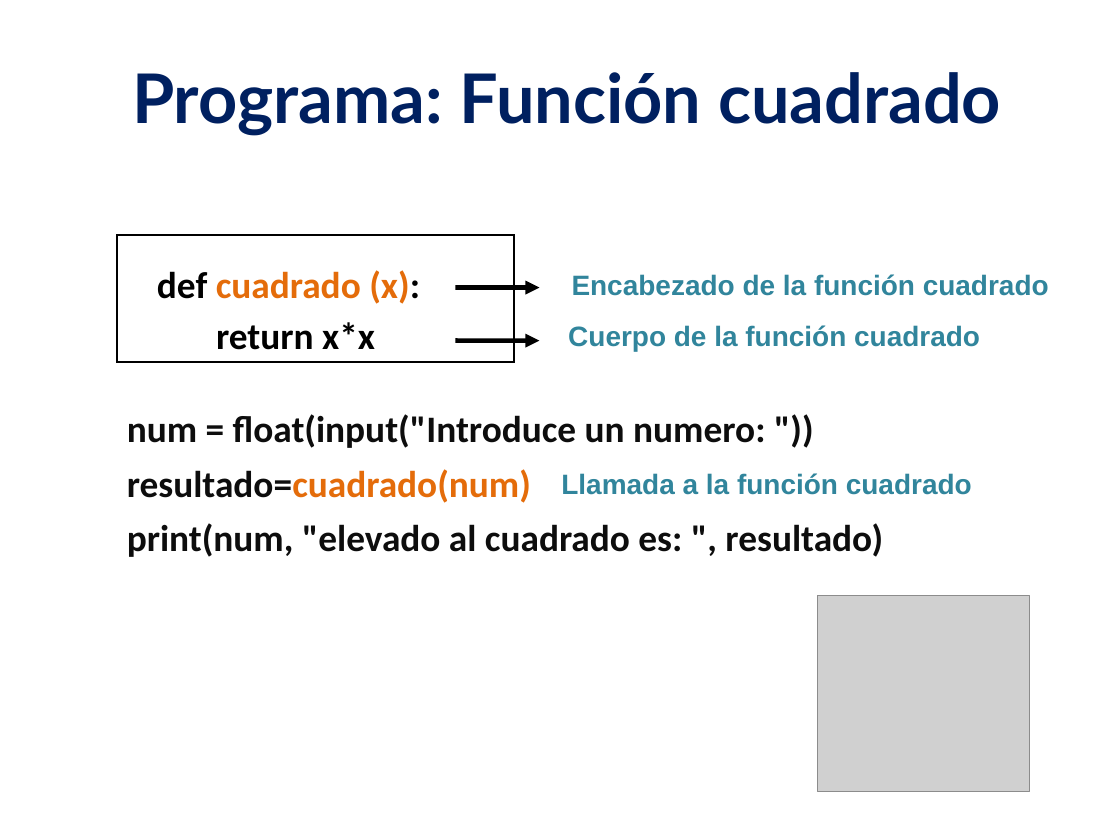
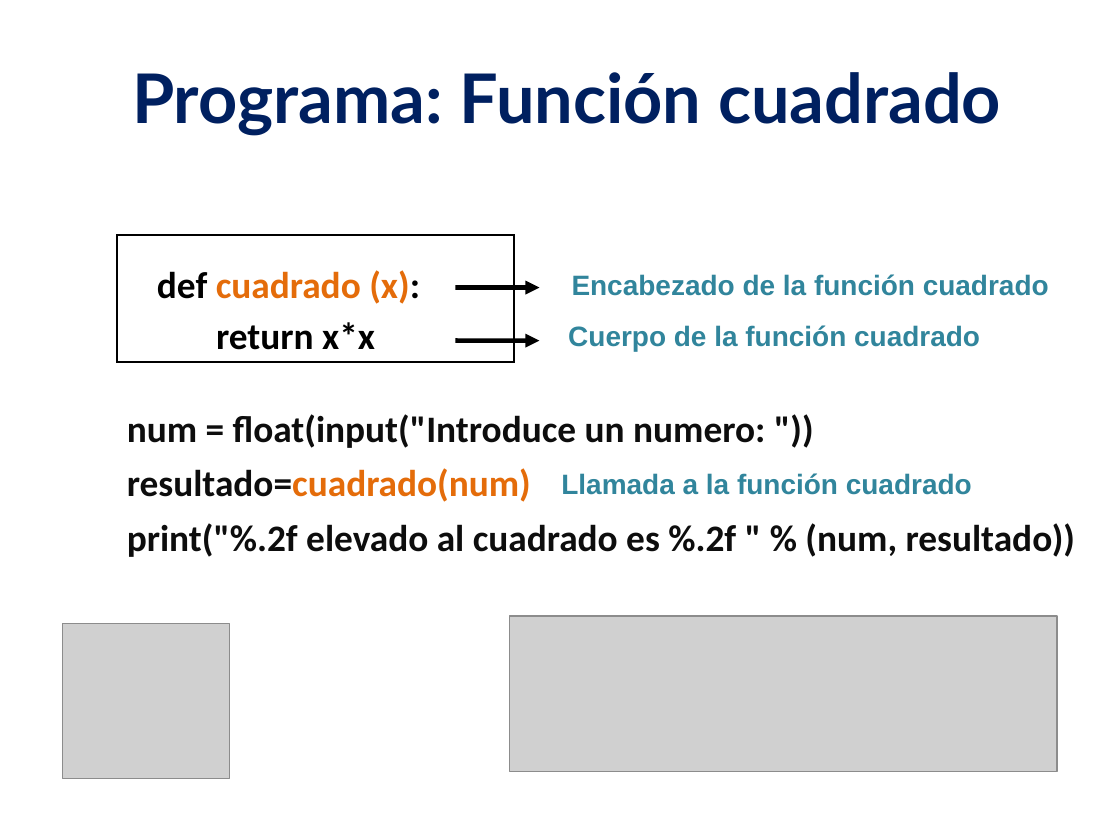
Before and after one commit to lizetheP/PensamientoC, a slide deck: slide 17 of CalendarioAgo20L/presentaciones/6_Funciones.pptx. Drawn at 1120x840 pixels with LibreOffice and Linux fonts; fonts in the diff are those of the drawing; grey boxes stand for pictures. Boxes give left, top, right and bottom in pixels: in the first picture for what was removed or moved away, otherwise in the second. Text is boxed around its words. In the diff, an @@ line names an element or a change of style, - is before the commit and + after.

```diff
--- a/CalendarioAgo20L/presentaciones/6_Funciones.pptx
+++ b/CalendarioAgo20L/presentaciones/6_Funciones.pptx
@@ text at bbox=[127, 523, 1075, 557]: text changed @@
-print(num, "elevado al cuadrado es: ", resultado)
+print("%.2f elevado al cuadrado es %.2f " % (num, resultado))
@@ picture: place and size @@
-picture at bbox=[818, 596, 1029, 792]
+picture at bbox=[63, 623, 230, 778]
@@ picture added at bbox=[510, 616, 1057, 772] @@
```
